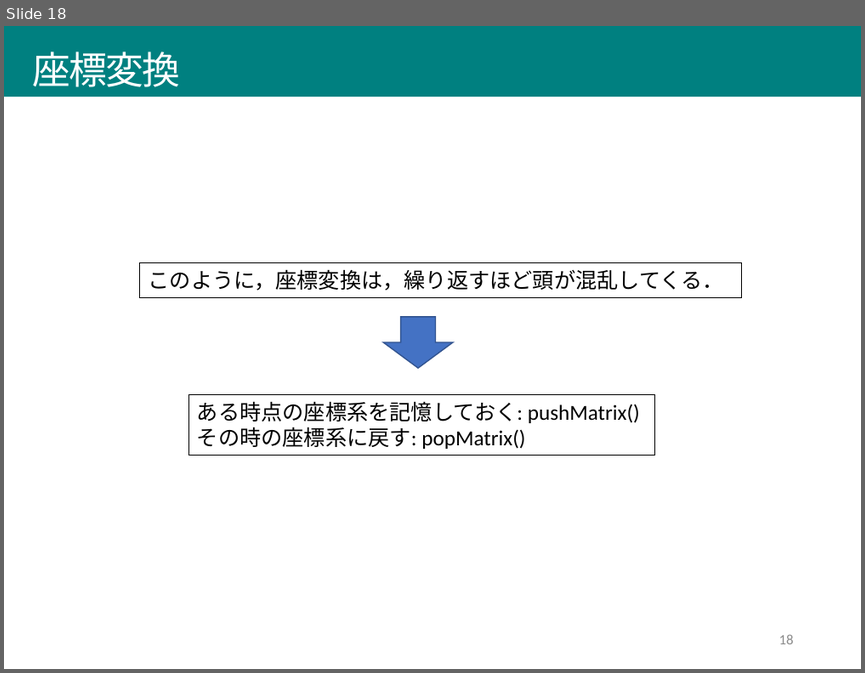
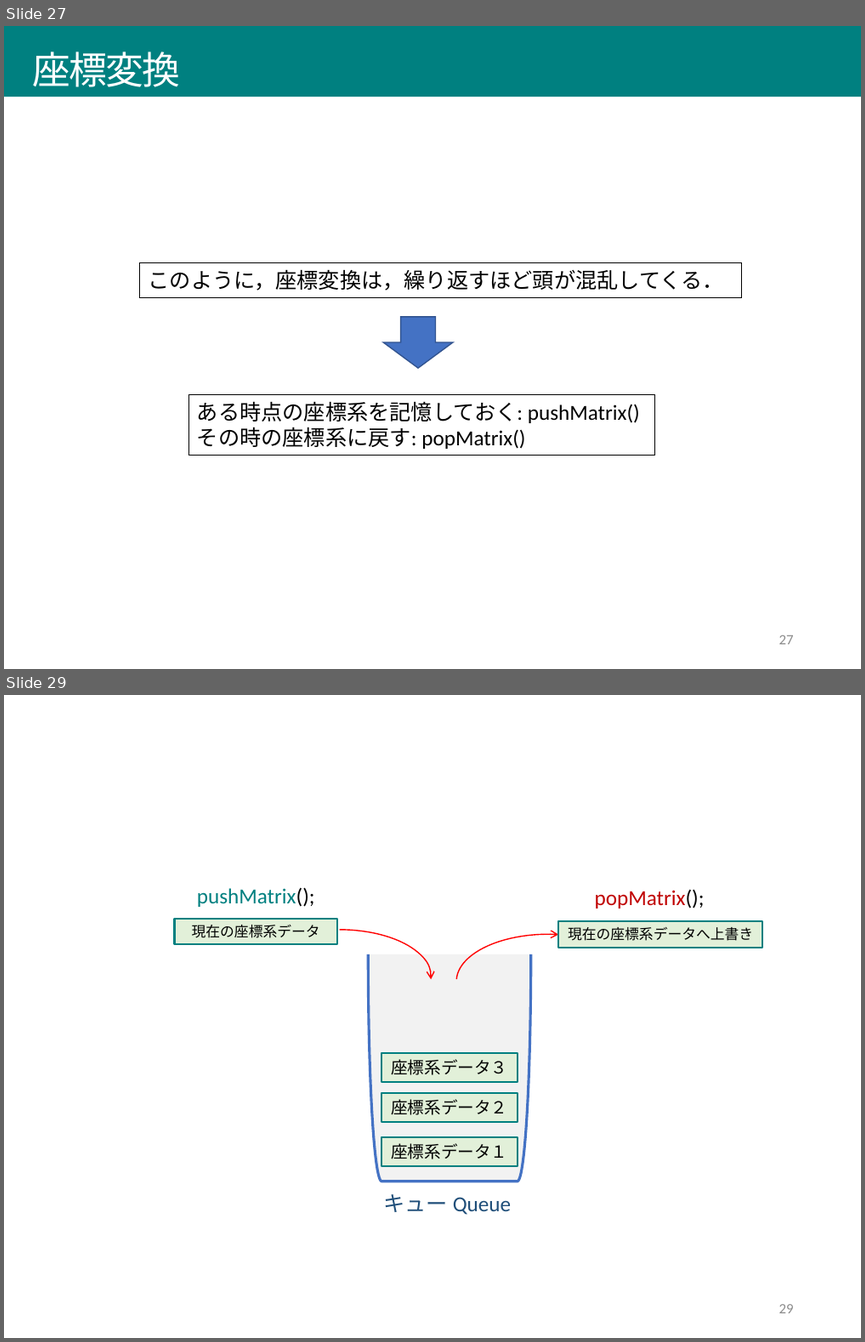
Before and after one commit to afukushimagit/afukushimagit.github.io, a slide deck: images/transform/図素材.pptx. Shown one above the other, each under a label of ours: slide 18 before the commit, slides 27 and 29 after it; the slides between them are not shown. The pictures are 865x673 and 865x1342 pixels, drawn with LibreOffice and Linux fonts; fonts in the diff are those of the drawing. Boxes give left, top, right and bottom in pixels: in the first picture for what was removed or moved away, otherwise in the second. Text is boxed around its words. In the diff, an @@ line names an element or a change of style, - is before the commit and + after.

```diff
--- a/images/transform/図素材.pptx
+++ b/images/transform/図素材.pptx
@@ slide 29 added at (x1=4, y1=695, x2=861, y2=1338), background #FFFFFF @@
@@ text added at (x1=197, y1=887, x2=315, y2=907), 18 pt, text #008080 @@
+pushMatrix();
@@ text added at (x1=595, y1=889, x2=704, y2=908), 18 pt, text #C00000 @@
+popMatrix();
@@ rectangle added at (x1=175, y1=919, x2=337, y2=944), fill #E2F0D9, outline #008080 1.5 pt, 12 pt, text #000000 @@
+現在の座標系データ
@@ rectangle added at (x1=558, y1=921, x2=762, y2=947), fill #E2F0D9, outline #008080 1.5 pt, 12 pt, text #000000 @@
+現在の座標系データへ上書き
@@ arc (boxed as its full ellipse) added at (x1=247, y1=930, x2=431, y2=1024), outline #FF0000 1 pt @@
@@ arc (boxed as its full ellipse) added at (x1=456, y1=934, x2=640, y2=1028), outline #FF0000 1 pt @@
@@ right bracket added at (x1=368, y1=954, x2=530, y2=1181), fill #F2F2F2, outline #4472C4 2.25 pt @@
@@ rectangle added at (x1=382, y1=1053, x2=517, y2=1083), fill #E2F0D9, outline #008080 1.5 pt, 14 pt, text #000000 @@
+座標系データ３
@@ rectangle added at (x1=382, y1=1093, x2=517, y2=1122), fill #E2F0D9, outline #008080 1.5 pt, 14 pt, text #000000 @@
+座標系データ２
@@ rectangle added at (x1=382, y1=1137, x2=517, y2=1166), fill #E2F0D9, outline #008080 1.5 pt, 14 pt, text #000000 @@
+座標系データ１
@@ text added at (x1=384, y1=1194, x2=511, y2=1214), 18 pt, text #1F4E79 @@
+キュー Queue
@@ page number added at (x1=779, y1=1304, x2=794, y2=1313), 12 pt, text #8C8C8C @@
+29
@@ what was slide 18 is now slide 27 @@
@@ page number at (x1=779, y1=635, x2=794, y2=644): text changed @@
-18
+27
```
Also in this commit, not shown: 3 slides changed, 9 other slides added, 39 other files.
